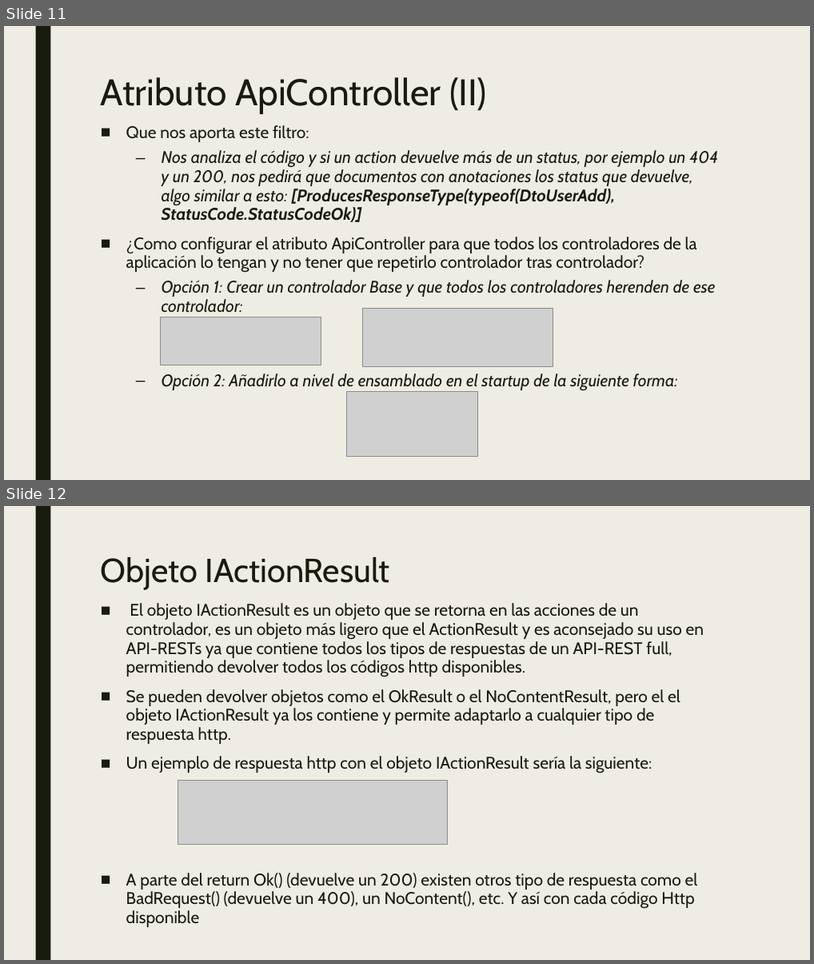
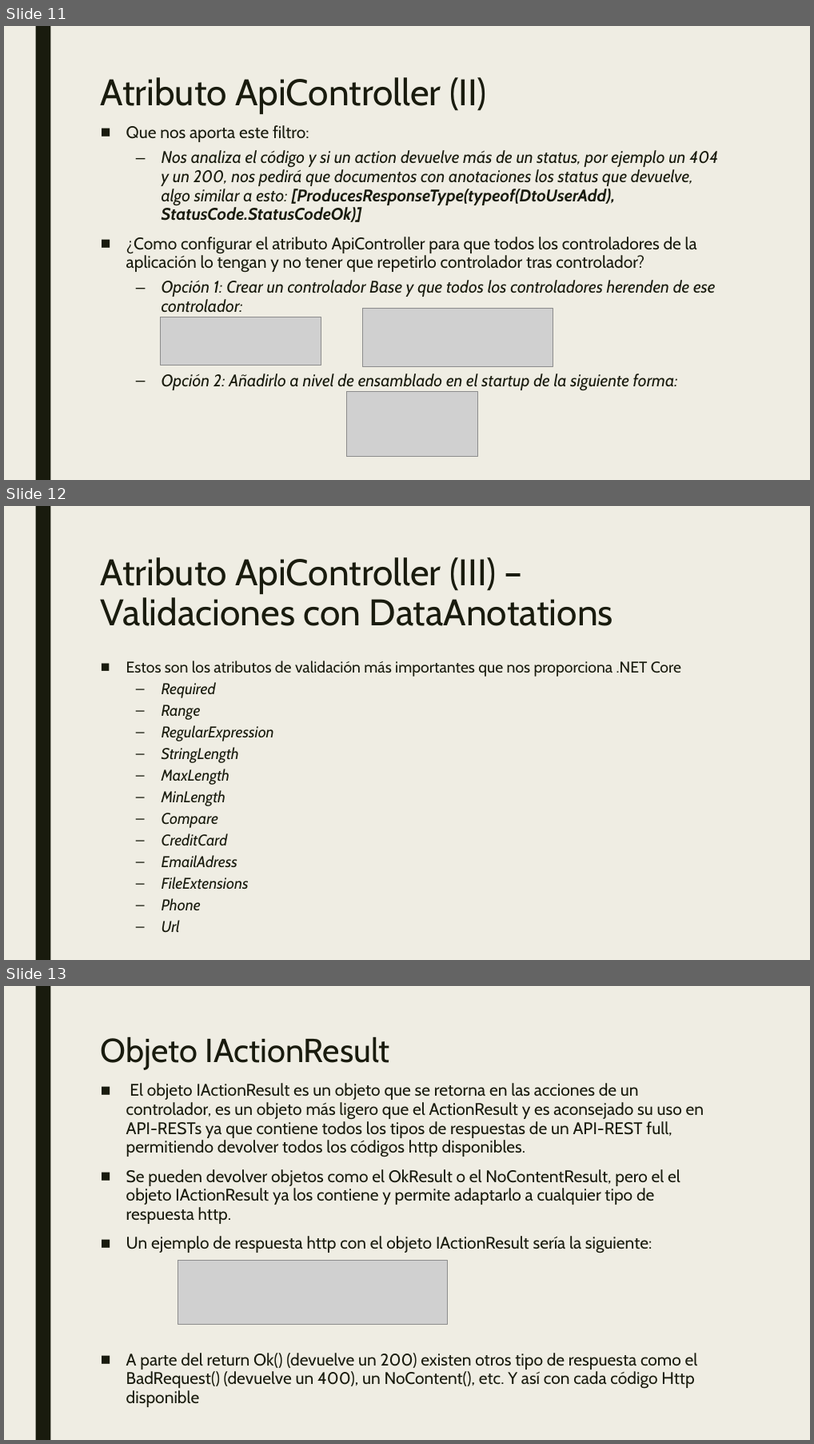
Before and after one commit to dadjh85/Demo4-Curso-.NetCore3.1, a slide deck: doc/Demo4- Curso .NET Core.pptx. Shown one above the other, each under a label of ours: slides 11 and 12 before the commit, slides 11, 12 and 13 after it. The pictures are 814x964 and 814x1444 pixels, drawn with LibreOffice and Linux fonts; fonts in the diff are those of the drawing; grey boxes stand for pictures. Boxes give left, top, right and bottom in pixels: in the first picture for what was removed or moved away, otherwise in the second. Text is boxed around its words. In the diff, an @@ line names an element or a change of style, - is before the commit and + after.

```diff
--- a/doc/Demo4- Curso .NET Core.pptx
+++ b/doc/Demo4- Curso .NET Core.pptx
@@ slide 12 added at [4,506,810,960], background #EFEDE3; not listed: 1 template element that a slide beside it also shows @@
@@ title added at [101,557,614,626], 44 pt, text #191B0E @@
+Atributo ApiController (III) – Validaciones con DataAnotations
@@ text added at [126,660,682,932], 18.5 pt, text #191B0E, italic @@
+■ Estos son los atributos de validación más importantes que nos proporciona .NET Core
+  – Required
+  – Range
+  – RegularExpression
+  – StringLength
+  – MaxLength
+  – MinLength
+  – Compare
+  – CreditCard
+  – EmailAdress
+  – FileExtensions
+  – Phone
+  – Url
@@ what was slide 12 is now slide 13 @@
```
Also in this commit, not shown: 2 other slides added.
